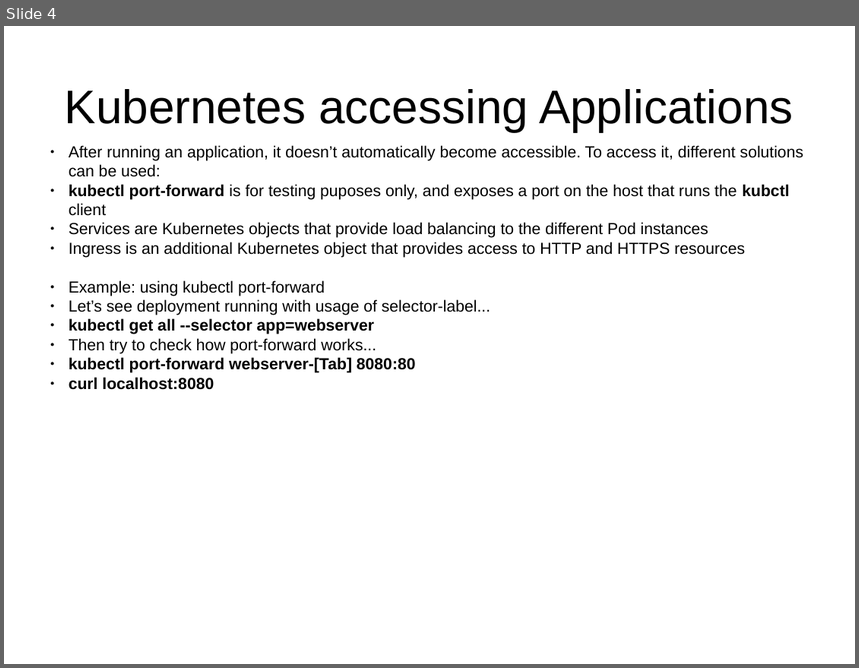
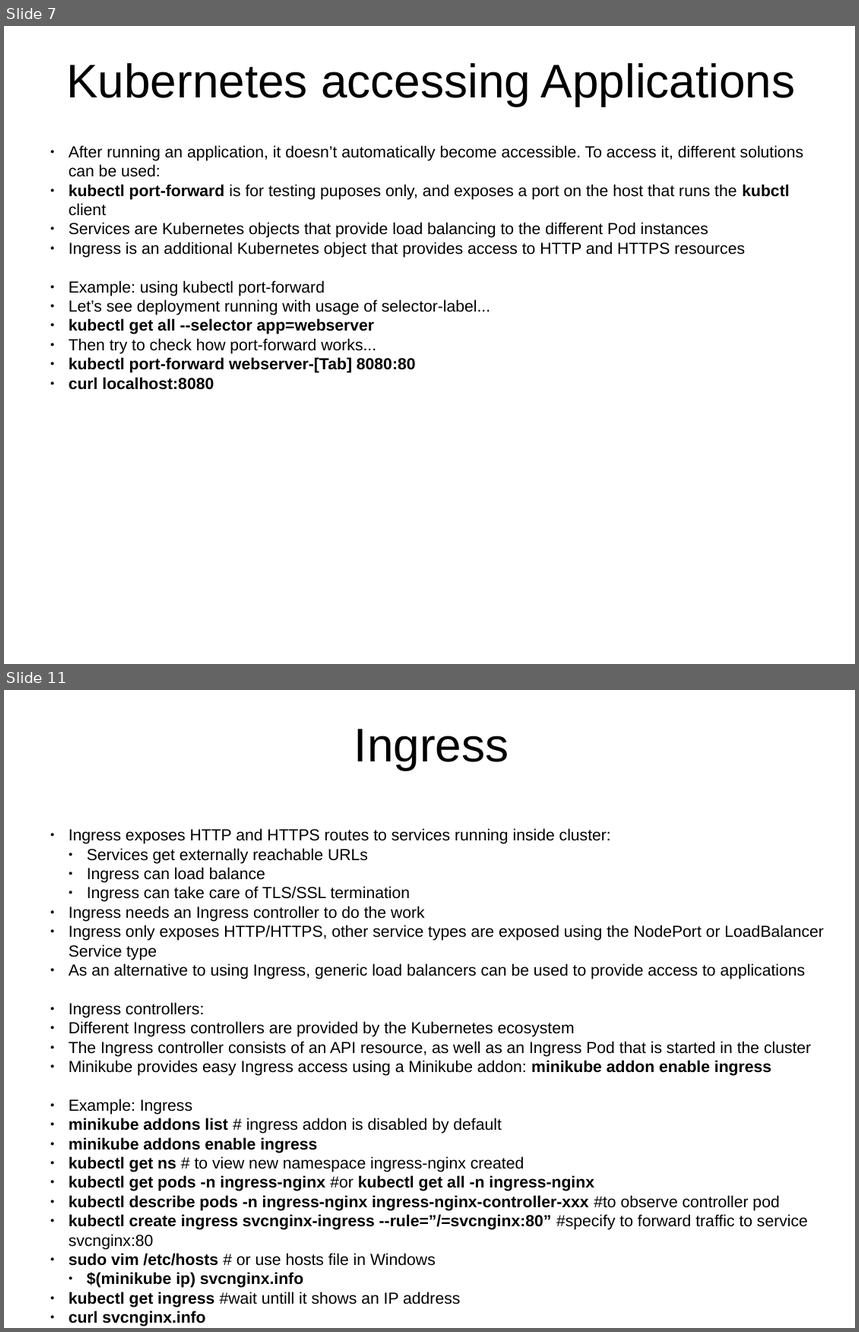
Before and after one commit to j-avdeev/DevOps, a slide deck: Lec presentations/DevOps - lec - K8S.odp. Shown one above the other, each under a label of ours: slide 4 before the commit, slides 7 and 11 after it; the slides between them are not shown. The pictures are 859x668 and 859x1332 pixels, drawn with LibreOffice and Linux fonts; fonts in the diff are those of the drawing. Boxes give left, top, right and bottom in pixels: in the first picture for what was removed or moved away, otherwise in the second. Text is boxed around its words. In the diff, an @@ line names an element or a change of style, - is before the commit and + after.

```diff
--- a/Lec presentations/DevOps - lec - K8S.odp
+++ b/Lec presentations/DevOps - lec - K8S.odp
@@ slide 11 added at (4, 690, 855, 1328), background #FFFFFF @@
@@ title added at (354, 729, 509, 771), 44 pt, text #000000 @@
+Ingress
@@ text added at (69, 828, 824, 1288), 15 pt, text #000000 @@
+● Ingress exposes HTTP and HTTPS routes to services running inside cluster:
+  ● Services get externally reachable URLs
+  ● Ingress can load balance
+  ● Ingress can take care of TLS/SSL termination
+● Ingress needs an Ingress controller to do the work
+● Ingress only exposes HTTP/HTTPS, other service types are exposed using the NodePort or LoadBalancer Service type
+● As an alternative to using Ingress, generic load balancers can be used to provide access to applications
+● Ingress controllers:
+● Different Ingress controllers are provided by the Kubernetes ecosystem
+● The Ingress controller consists of an API resource, as well as an Ingress Pod that is started in the cluster
+● Minikube provides easy Ingress access using a Minikube addon: minikube addon enable ingress
+● Example: Ingress
+● minikube addons list # ingress addon is disabled by default
+● minikube addons enable ingress
+● kubectl get ns # to view new namespace ingress-nginx created
+● kubectl get pods -n ingress-nginx #or kubectl get all -n ingress-nginx
+● kubectl describe pods -n ingress-nginx ingress-nginx-controller-xxx #to observe controller pod
+● kubectl create ingress svcnginx-ingress --rule=”/=svcnginx:80” #specify to forward traffic to service svcnginx:80
+● sudo vim /etc/hosts # or use hosts file in Windows
+  ● $(minikube ip) svcnginx.info
+● kubectl get ingress #wait untill it shows an IP address
+● curl svcnginx.info
@@ what was slide 4 is now slide 7 @@
@@ slide 7 changed as well @@
@@ title "Kubernetes accessing Applications": place and size @@
-title "Kubernetes accessing Applications" at (65, 89, 794, 132)
+title "Kubernetes accessing Applications" at (67, 63, 796, 107)
```
Also in this commit, not shown: 6 other slides changed, 19 other slides added, 4 other files.
